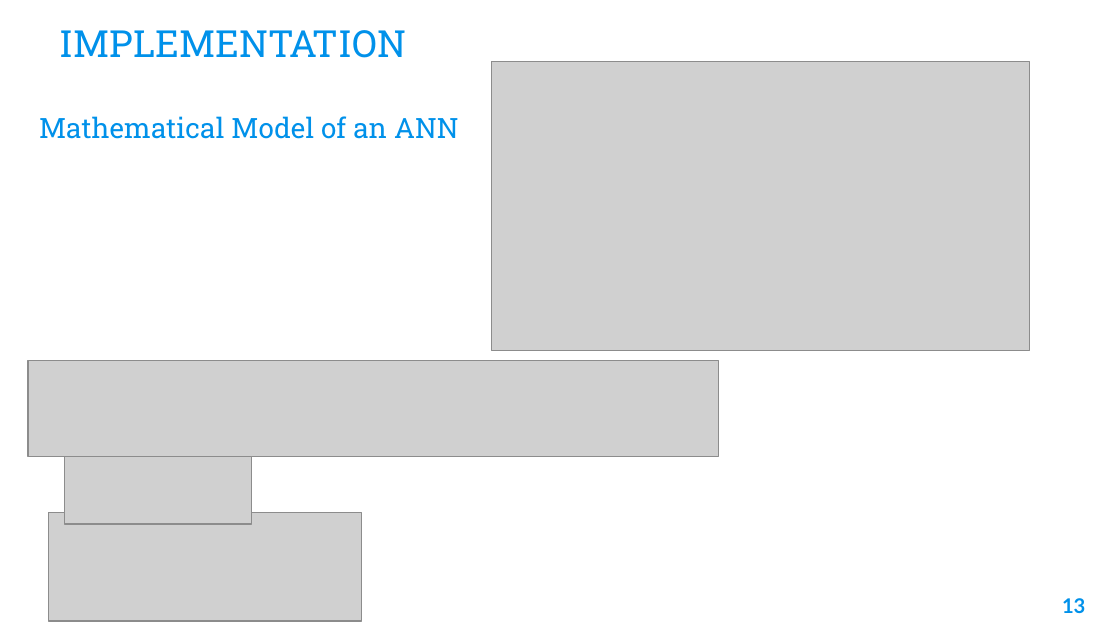
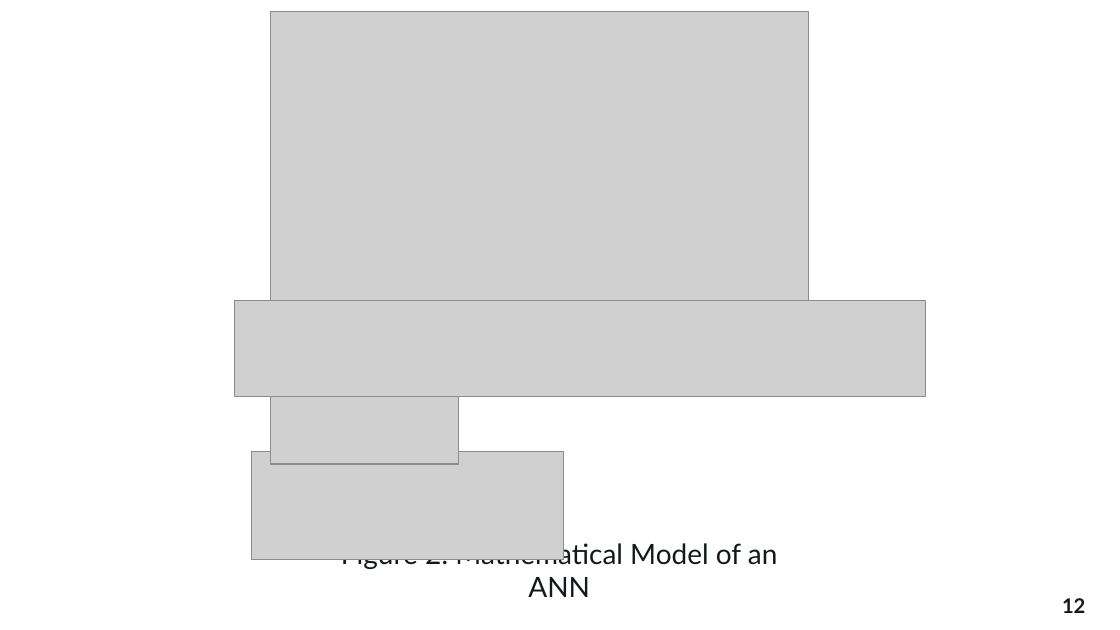
Before and after one commit to theajstars/projex, a slide deck: slide 12 of Ajiboye Oluwaferanmi Post Data.pptx (slide 13 before the commit). Drawn at 1120x630 pixels with LibreOffice and Linux fonts; fonts in the diff are those of the drawing; grey boxes stand for pictures; background and template pictures are left out. Boxes give left, top, right and bottom in pixels: in the first picture for what was removed or moved away, otherwise in the second. Text is boxed around its words. In the diff, an @@ line names an element or a change of style, - is before the commit and + after.

```diff
--- a/Ajiboye Oluwaferanmi Post Data.pptx
+++ b/Ajiboye Oluwaferanmi Post Data.pptx
@@ picture: place and size @@
-picture at [492, 62, 1029, 351]
+picture at [271, 11, 809, 300]
@@ title removed at [60, 30, 406, 58] @@
-IMPLEMENTATION
@@ 3 pictures: place and size @@
-3 pictures at [28, 361, 719, 622]
+3 pictures at [235, 300, 926, 560]
@@ text at [341, 539, 778, 597]: text changed; font Roboto Slab to Lato; text colour #0091EA to #14191B @@
-Mathematical Model of an ANN
+Figure 2: Mathematical Model of an ANN
@@ page number at [1062, 598, 1085, 613]: text changed; text colour #0091EA to #14191B @@
-13
+12
```
Also in this commit, not shown: 25 other slides changed, 1 slide added, 1 slide removed, 1 other file.
